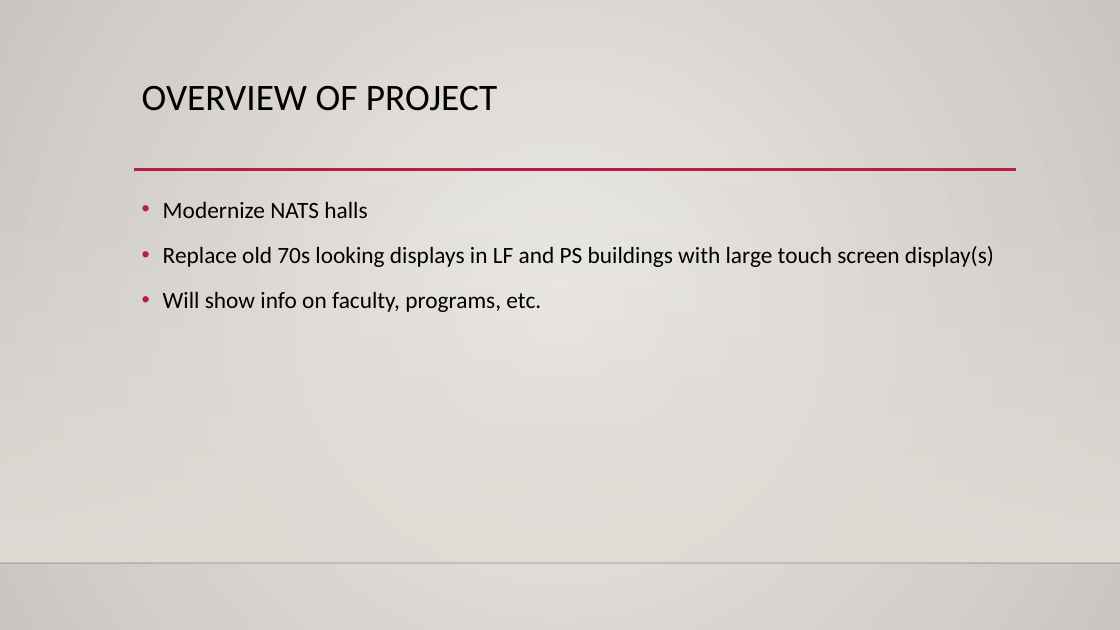
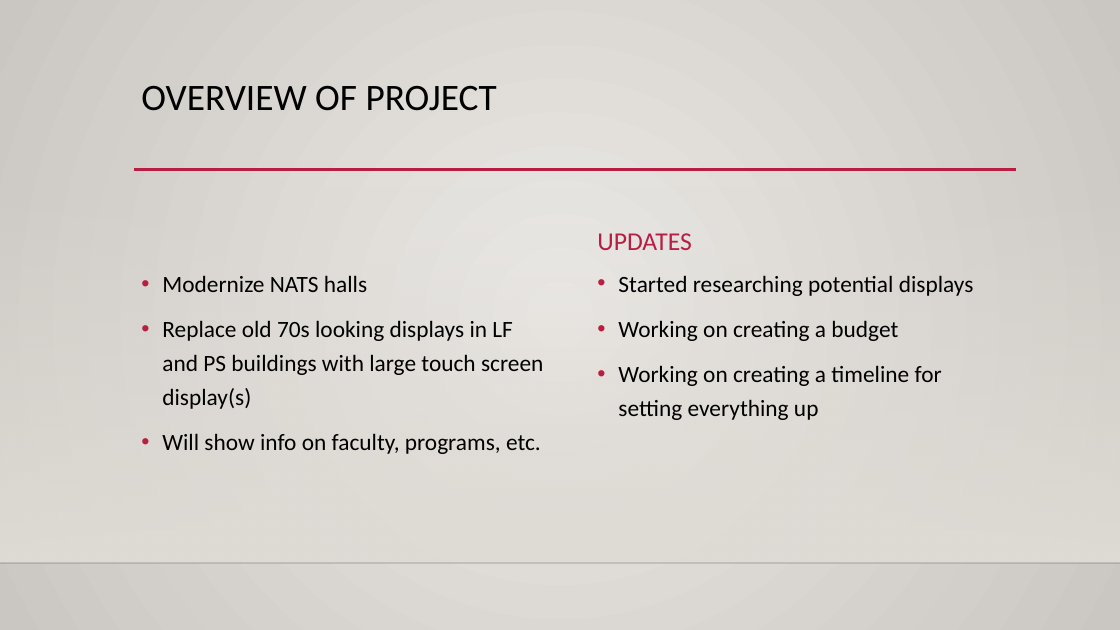
Before and after one commit to IUS-CS/Team17, a slide deck: slide 2 of REPORTS/RF3.pptx (slide 3 before the commit). Drawn at 1120x630 pixels with LibreOffice and Linux fonts; fonts in the diff are those of the drawing; background and template pictures are left out. Boxes give left, top, right and bottom in pixels: in the first picture for what was removed or moved away, otherwise in the second. Text is boxed around its words. In the diff, an @@ line names an element or a change of style, - is before the commit and + after.

Commit message:
adjusted powerpoint to be less slides with same amount of info, and repo layout

```diff
--- a/REPORTS/RF3.pptx
+++ b/REPORTS/RF3.pptx
@@ text added at (x1=597, y1=233, x2=691, y2=250), 22 pt, text #B71E42 @@
+UPDATES
@@ text "Modernize NATS halls" rewrapped from (x1=163, y1=201, x2=994, y2=312) to (x1=162, y1=275, x2=543, y2=454) @@
@@ text added at (x1=618, y1=275, x2=974, y2=420), 20 pt, text #000000 @@
+• Started researching potential displays
+• Working on creating a budget
+• Working on creating a timeline for setting everything up
```
Also in this commit, not shown: 2 other slides changed, 1 slide added, 3 slides removed, 3 other files.
